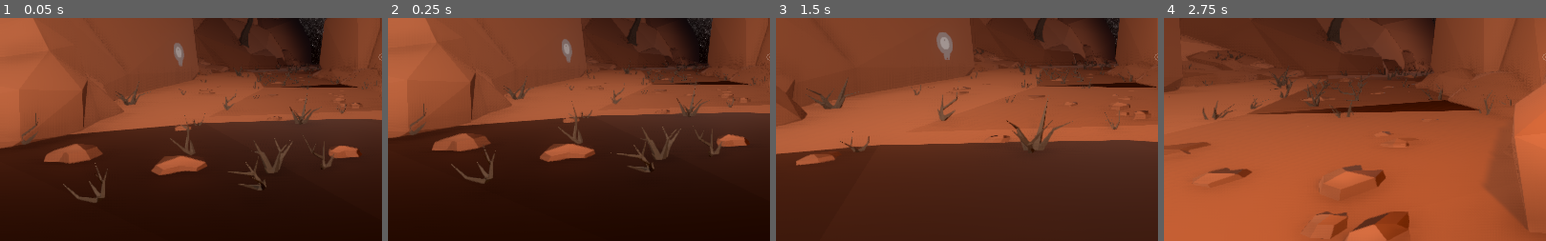
Above: before the commit, frames 1-4 (left to right).
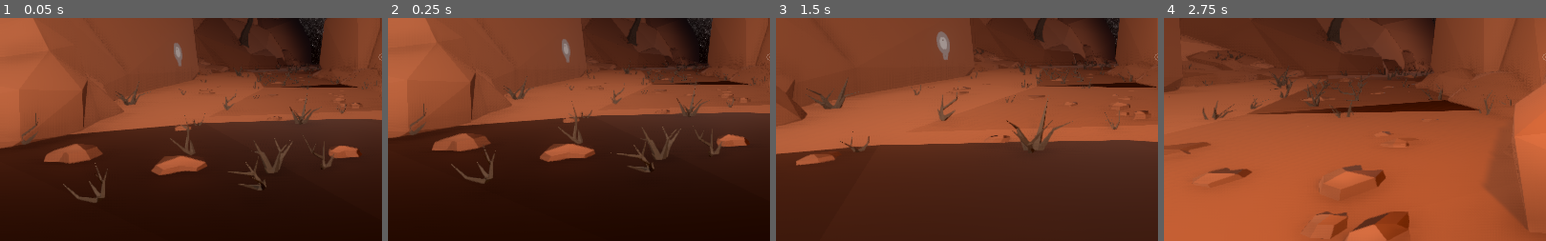
Above: after the commit, the same moments.

Repository: Anemony22/Creative-Jam-2021
Game: Godot game, scene res://scenes/levels/Valley.tscn
Same seed, same stepped clock (60 frames per second), same inputs: the game is played once before the commit and once after it.
Inputs (mouse positions are % of the whole screen's width and height, from its top left):
- Up to frame 1 (0.05 s): no input
- Up to frame 2 (0.25 s): no input
- Up to frame 3 (1.5 s): tap Enter at 0.5 s; move the mouse to (55, 50) at 0.52 s; hold E (interact) 0.53-1.28 s; hold W (move_forward) from 0.53 s (still down); move the mouse to (45, 50) at 1.27 s; tap E (interact) at 1.35 s
- Up to frame 4 (2.75 s): keep holding W (move_forward); move the mouse to (52, 48) at 2.02 s; hold E (interact) from 2.03 s (still down)
The pictures show only the part of the screen within x 0-50%, y 41-91%; the shares and areas given below are measured in that part.

The runs differ from the first frame. In frame 1, less than 0.1% of the frame differs, in the area x 45-49%, y 11-22%; in frame 2, less than 0.1%; in frame 3, 0.1%, in the area x 42-47%, y 5-19%; in frame 4, nothing differs.

Commit message:
Added aspect ratio handling for decal.

Diff:
--- a/scenes/visuals/DecalArea.gd
+++ b/scenes/visuals/DecalArea.gd
@@ -76,9 +76,18 @@
 	else:
 		time_out += 1
 
-func update_mesh_texture(texture):
+func update_mesh_texture(texture: Texture):
+	var scale = Vector2(1, 1)
+	var aspect = texture.get_size().aspect()
+
+	if aspect < 1:
+		scale.x = aspect
+	elif aspect > 1:
+		scale.y = 1/aspect
+
 	var material = decal_mesh.get_surface_material(0)
 	material.set_shader_param("decal", texture)
+	material.set_shader_param("scale", scale)
 
 # Generates a new mesh instance for the decal
 func generate_decal_mesh_instance(bodies, area_planes):
